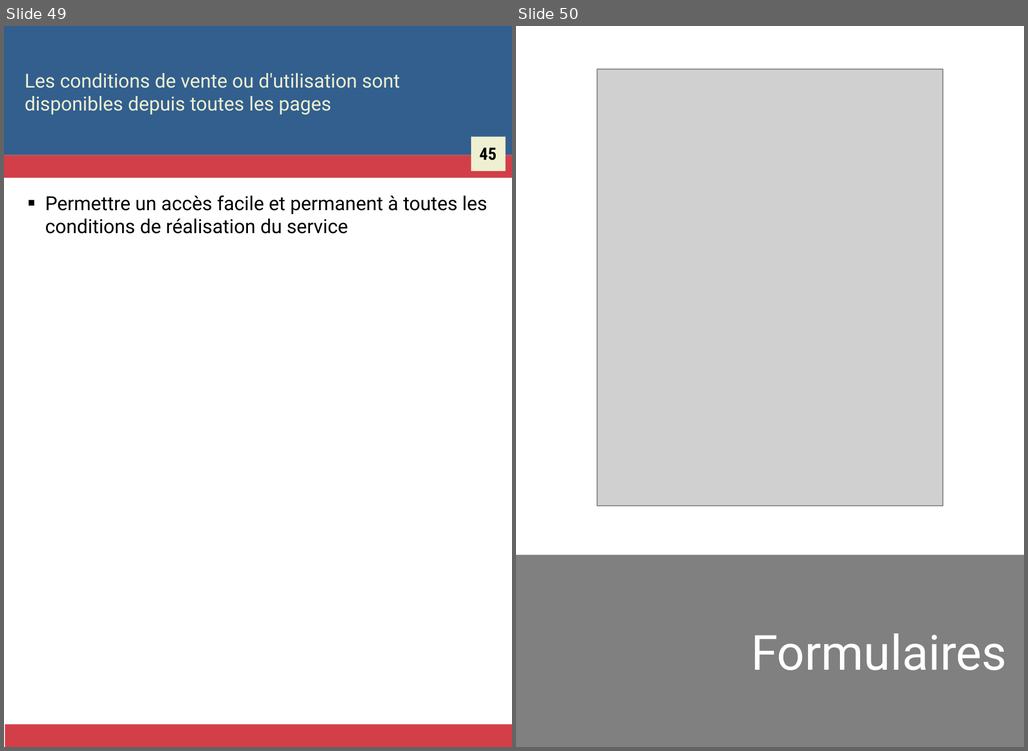
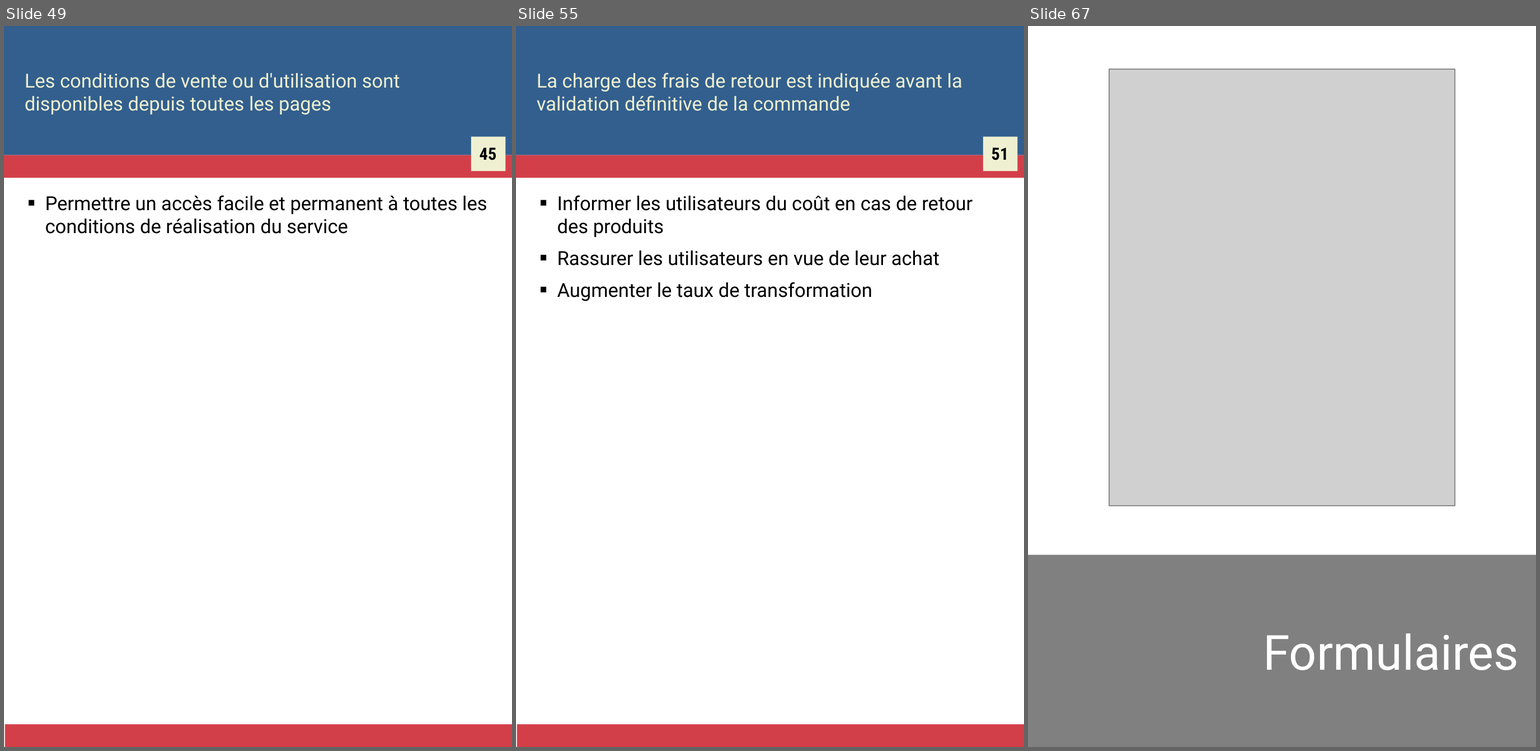
Before and after one commit to Zigazou/bonnes-pratiques-illustrees, a slide deck: bonnes-pratiques.odp. Shown side by side, each under a label of ours: slides 49 and 50 before the commit, slides 49, 55 and 67 after it; the slides between them are not shown. The pictures are 1028x751 and 1540x751 pixels, drawn with LibreOffice and Linux fonts; fonts in the diff are those of the drawing; grey boxes stand for pictures. Boxes give left, top, right and bottom in pixels: in the first picture for what was removed or moved away, otherwise in the second. Text is boxed around its words. In the diff, an @@ line names an element or a change of style, - is before the commit and + after.

```diff
--- a/bonnes-pratiques.odp
+++ b/bonnes-pratiques.odp
@@ slide 55 added at [516, 26, 1024, 747], background #FFFFFF; not listed: 4 template elements that a slide beside it also shows @@
@@ title added at [537, 72, 963, 111], 16 pt, text #EFF0D1 @@
+La charge des frais de retour est indiquée avant la validation définitive de la commande
@@ text added at [992, 148, 1009, 160], 14 pt, text #000000, bold @@
+51
@@ text added at [557, 195, 973, 302], 16 pt, text #000000 @@
+■ Informer les utilisateurs du coût en cas de retour des produits
+■ Rassurer les utilisateurs en vue de leur achat
+■ Augmenter le taux de transformation
@@ what was slide 50 is now slide 67 @@
```
Also in this commit, not shown: 16 other slides added, 1 other file.
